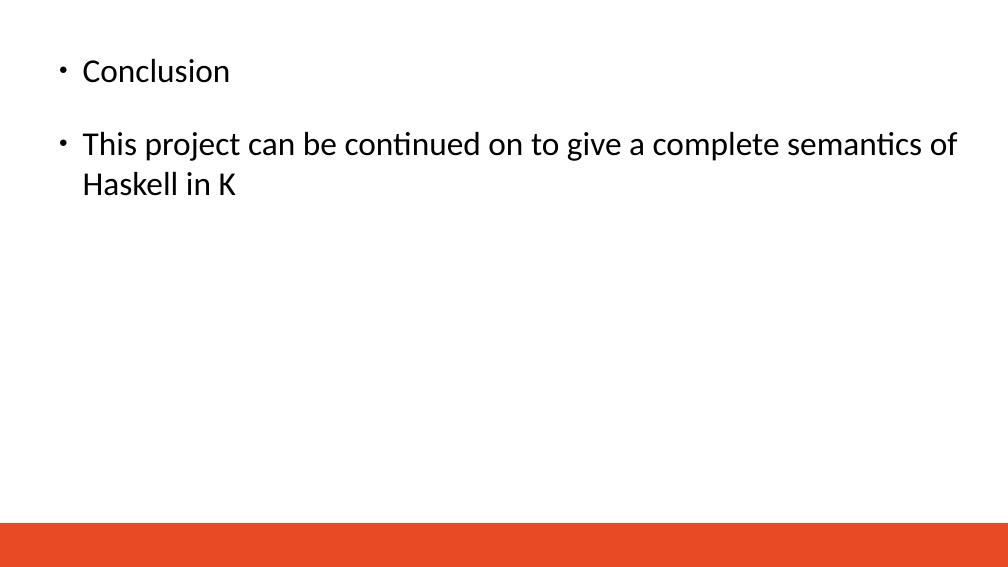
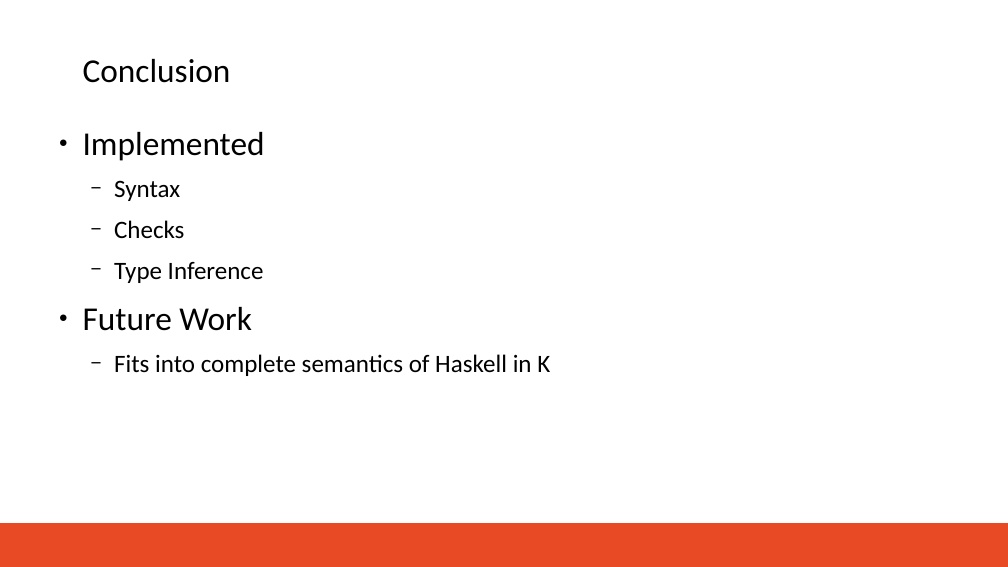
Before and after one commit to brrmorre/SeniorThesis, a slide deck: slide 7 of presentation/presentation.odp (slide 8 before the commit). Drawn at 1008x567 pixels with LibreOffice and Linux fonts; fonts in the diff are those of the drawing; background and template pictures are left out. Boxes give left, top, right and bottom in pixels: in the first picture for what was removed or moved away, otherwise in the second. Text is boxed around its words. In the diff, an @@ line names an element or a change of style, - is before the commit and + after.

```diff
--- a/presentation/presentation.odp
+++ b/presentation/presentation.odp
@@ text "Conclusion" at <box>83,59,231,83</box>: bullet ● to none @@
@@ text at <box>83,132,550,376</box>: text changed; size 36 to 27 pt @@
-● This project can be continued on to give a complete semantics of Haskell in K
+● Implemented
+  − Syntax
+  − Checks
+  − Type Inference
+● Future Work
+  − Fits into complete semantics of Haskell in K
```
Also in this commit, not shown: 6 other slides changed, 1 slide removed, 6 other files.
